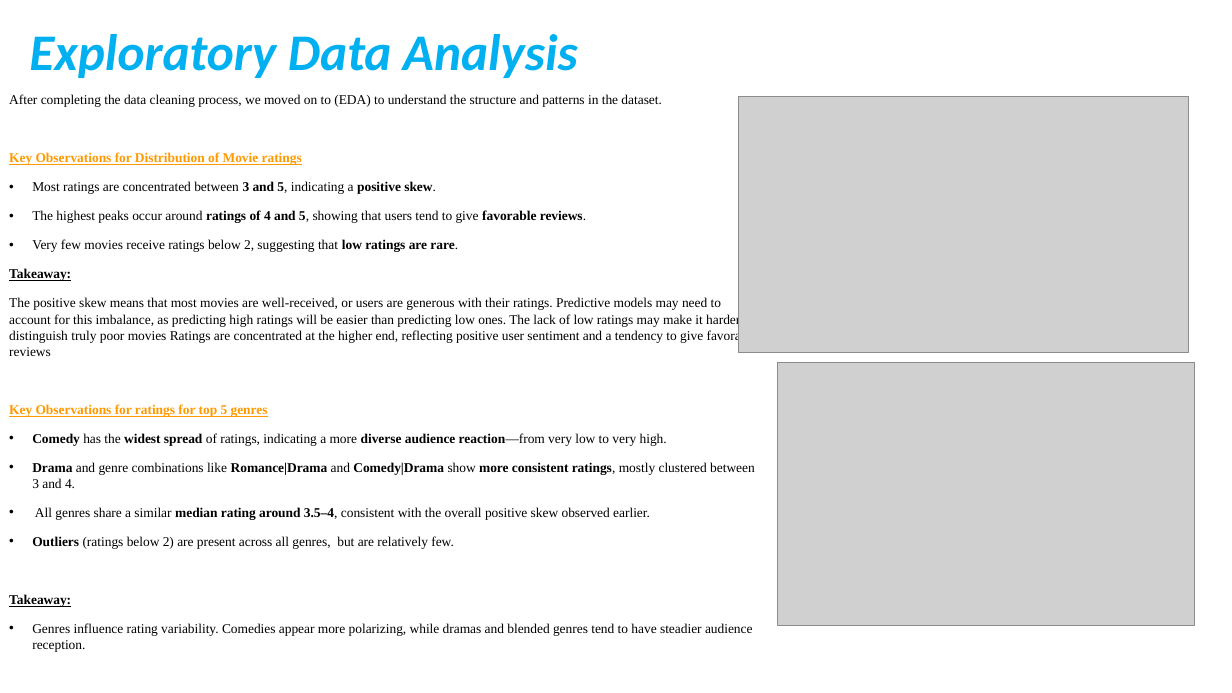
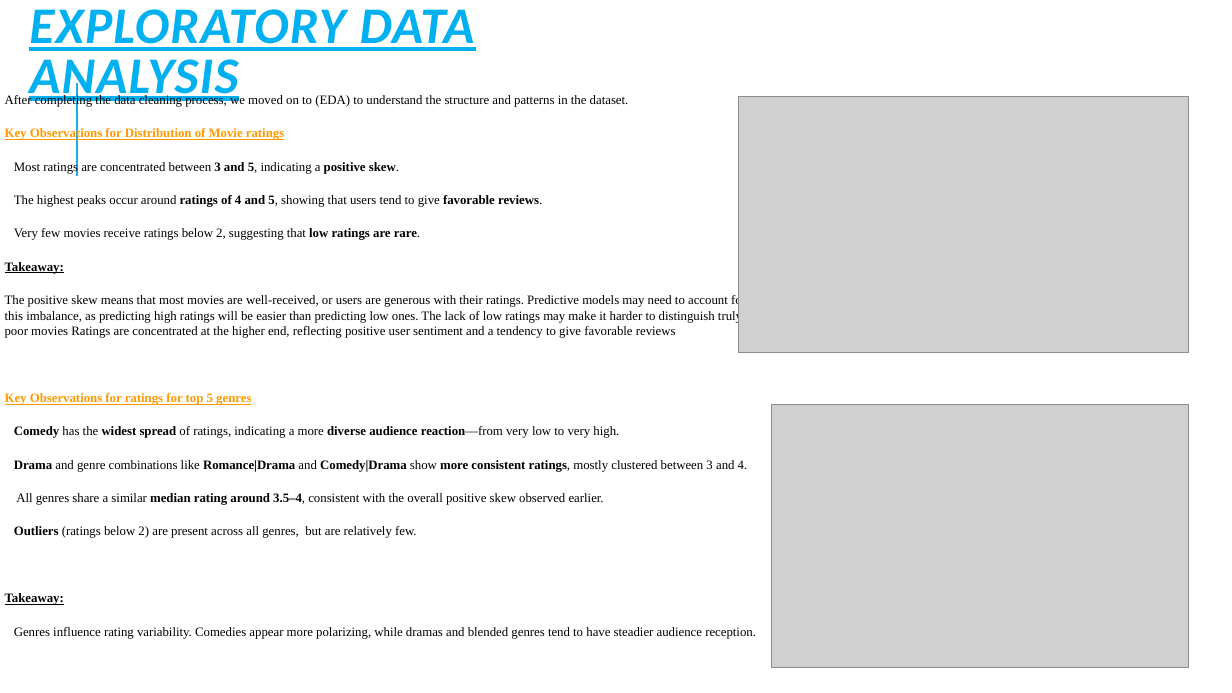
Before and after one commit to H-Rumenya/Group_2_P4_Project, a slide deck: slide 7 of Non-Technical Presentation.pptx (slide 6 before the commit). Drawn at 1232x693 pixels with LibreOffice and Linux fonts; fonts in the diff are those of the drawing; grey boxes stand for pictures. Boxes give left, top, right and bottom in pixels: in the first picture for what was removed or moved away, otherwise in the second. Text is boxed around its words. In the diff, an @@ line names an element or a change of style, - is before the commit and + after.

```diff
--- a/Non-Technical Presentation.pptx
+++ b/Non-Technical Presentation.pptx
@@ title at [29,9,475,105]: text changed @@
-Exploratory Data Analysis
+EXPLORATORY DATA ANALYSIS
@@ text "After completing the data cleaning ..." at [5,94,756,639]: size 10.5 to 10 pt; more space between paragraphs; bullet • to   @@
@@ line added from (77, 176) to (77, 83), #1CADE4 1.5 pt @@
@@ picture: place and size @@
-picture at [778,362,1195,626]
+picture at [772,405,1189,668]
```
Also in this commit, not shown: 6 other slides changed, 1 slide added.
